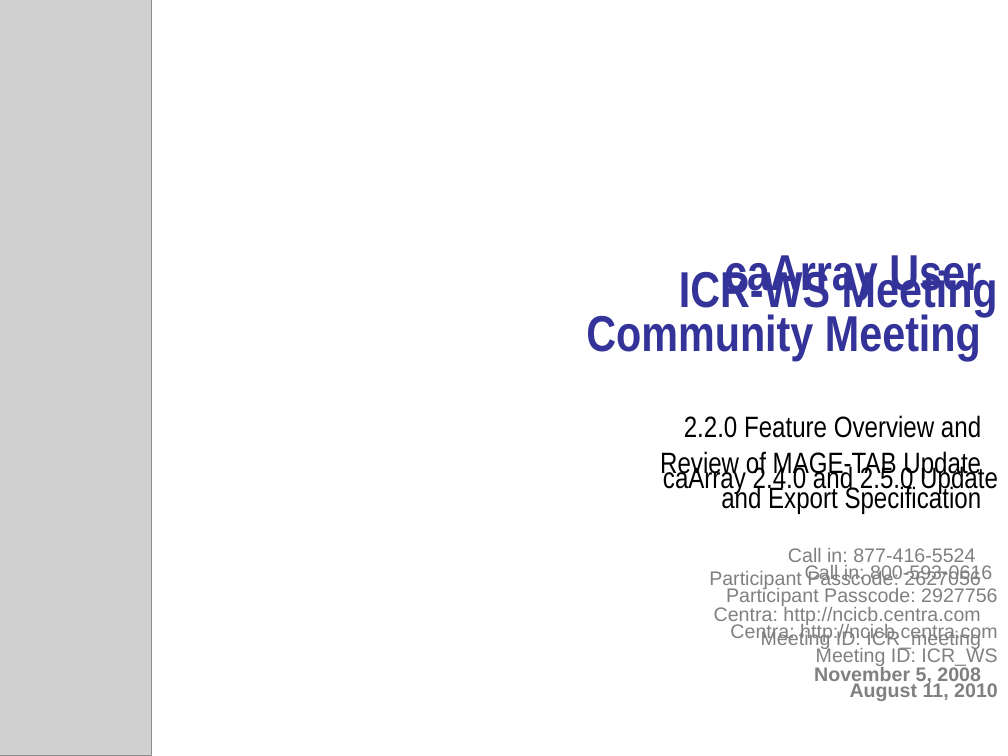
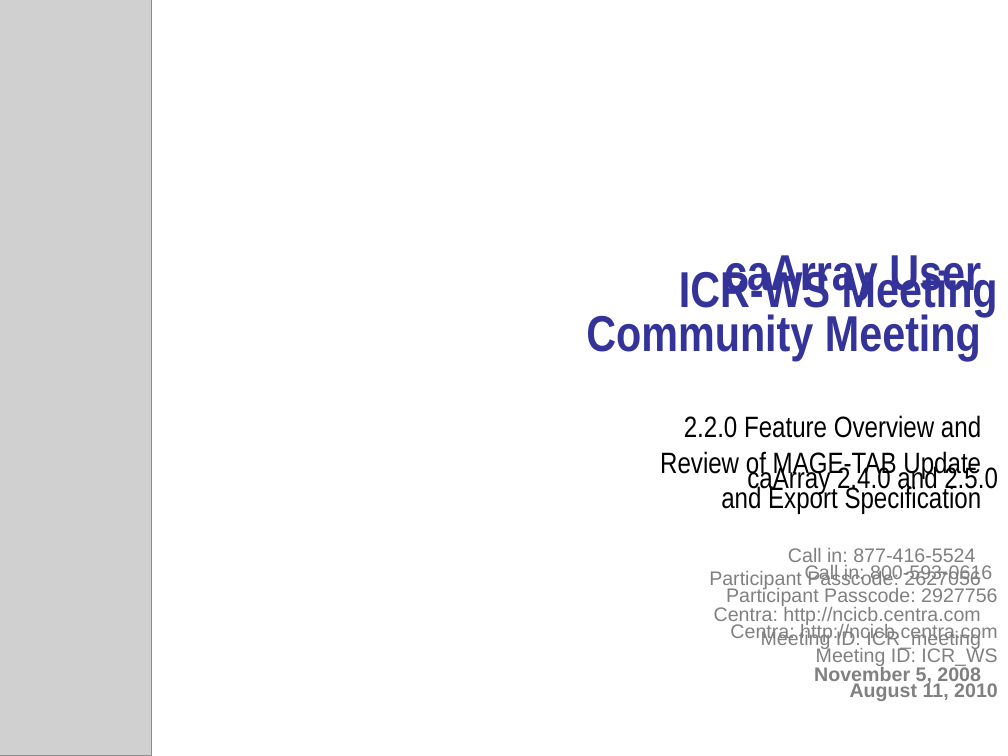
Before and after one commit to NCIP/caarray-docs, a slide deck: slide 1 of project_management/open_meetings/ICR_WS_Meeting_2010_08_11.ppt. Drawn at 1008x756 pixels with LibreOffice and Linux fonts; fonts in the diff are those of the drawing; grey boxes stand for pictures; background and template pictures are left out. Boxes give left, top, right and bottom in pixels: in the first picture for what was removed or moved away, otherwise in the second. Text is boxed around its words. In the diff, an @@ line names an element or a change of style, - is before the commit and + after.

```diff
--- a/project_management/open_meetings/ICR_WS_Meeting_2010_08_11.ppt
+++ b/project_management/open_meetings/ICR_WS_Meeting_2010_08_11.ppt
@@ text at <box>747,464,998,493</box>: text changed @@
-caArray 2.4.0 and 2.5.0 Update
+caArray 2.4.0 and 2.5.0
```
Also in this commit, not shown: 5 other slides changed, 1 slide added.
